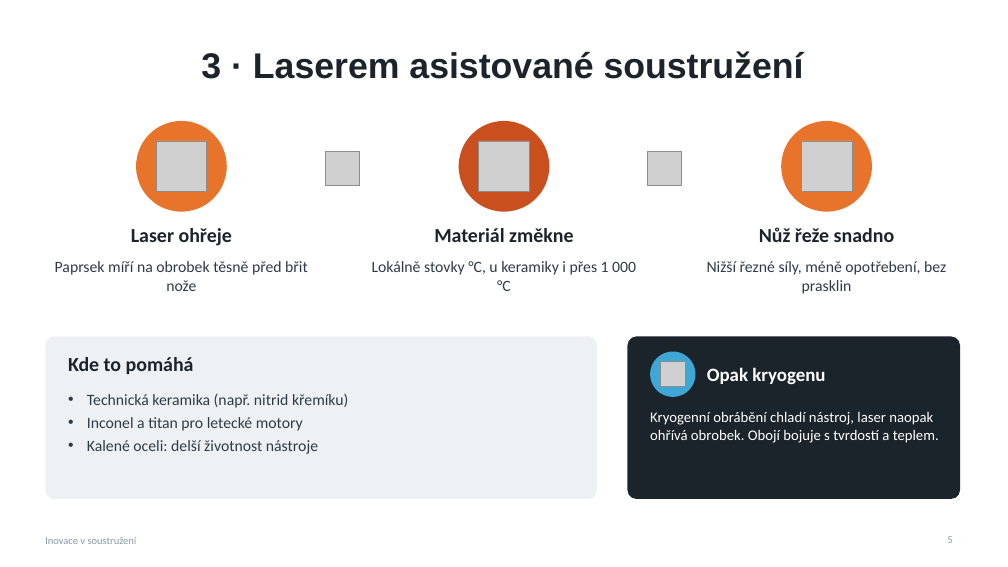
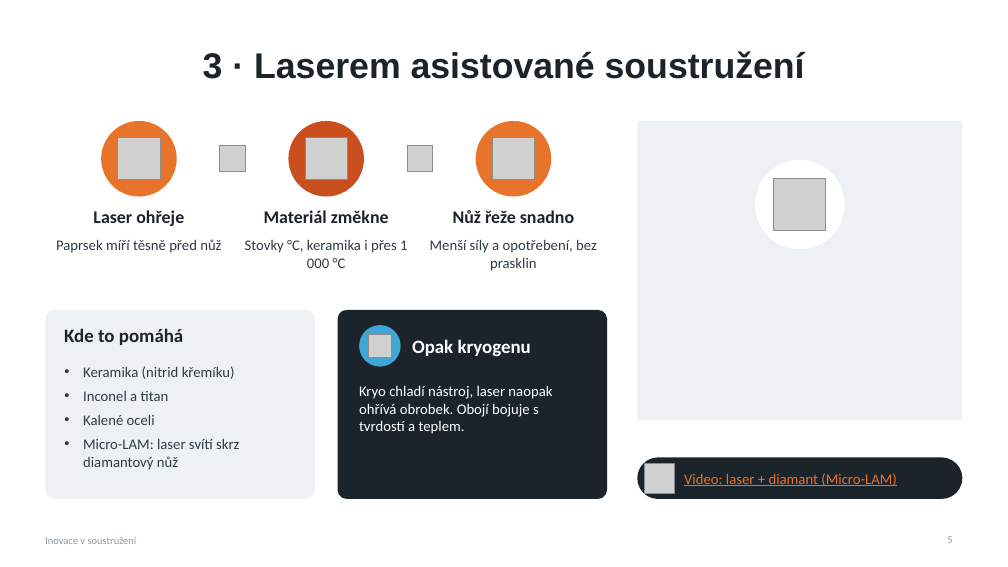
Before and after one commit to dodgeandroll/lol, a slide deck: slide 5 of Inovace_v_soustruzeni.pptx. Drawn at 1008x567 pixels with LibreOffice and Linux fonts; fonts in the diff are those of the drawing; grey boxes stand for pictures. Boxes give left, top, right and bottom in pixels: in the first picture for what was removed or moved away, otherwise in the second. Text is boxed around its words. In the diff, an @@ line names an element or a change of style, - is before the commit and + after.

```diff
--- a/Inovace_v_soustruzeni.pptx
+++ b/Inovace_v_soustruzeni.pptx
@@ ellipse: place and size @@
-ellipse at bbox=[136, 121, 227, 212]
+ellipse at bbox=[101, 121, 177, 197]
@@ picture: place and size @@
-picture at bbox=[156, 141, 206, 191]
+picture at bbox=[118, 138, 160, 180]
@@ picture: place and size @@
-picture at bbox=[325, 151, 359, 185]
+picture at bbox=[220, 146, 246, 172]
@@ ellipse: place and size @@
-ellipse at bbox=[459, 121, 550, 212]
+ellipse at bbox=[288, 121, 364, 197]
@@ picture: place and size @@
-picture at bbox=[479, 141, 529, 191]
+picture at bbox=[306, 138, 348, 180]
@@ picture: place and size @@
-picture at bbox=[648, 151, 682, 185]
+picture at bbox=[407, 146, 433, 172]
@@ ellipse: place and size @@
-ellipse at bbox=[781, 121, 872, 212]
+ellipse at bbox=[476, 121, 551, 197]
@@ picture: place and size @@
-picture at bbox=[802, 141, 852, 191]
+picture at bbox=[492, 138, 535, 180]
@@ rectangle added at bbox=[637, 121, 963, 420], fill #EEF1F4 @@
@@ ellipse added at bbox=[755, 160, 845, 250], fill #FFFFFF @@
@@ picture added at bbox=[774, 178, 827, 231] @@
@@ text "Laser ohřeje": place and size @@
-text "Laser ohřeje" at bbox=[131, 228, 232, 246]
+text "Laser ohřeje" at bbox=[93, 210, 184, 226]
@@ text "Materiál změkne": place and size @@
-text "Materiál změkne" at bbox=[434, 228, 573, 242]
+text "Materiál změkne" at bbox=[264, 210, 389, 223]
@@ size 19 to 17 pt in 3 elements at bbox=[93, 210, 184, 226], bbox=[264, 210, 389, 223], bbox=[453, 210, 574, 223] @@
@@ text "Nůž řeže snadno": place and size @@
-text "Nůž řeže snadno" at bbox=[759, 227, 895, 242]
+text "Nůž řeže snadno" at bbox=[453, 210, 574, 223]
@@ text at bbox=[56, 239, 221, 253]: text changed; size 15 to 14 pt @@
-Paprsek míří na obrobek těsně před břit nože
+Paprsek míří těsně před nůž
@@ text at bbox=[245, 239, 407, 268]: text changed; size 15 to 14 pt @@
-Lokálně stovky °C, u keramiky i přes 1 000 °C
+Stovky °C, keramika i přes 1 000 °C
@@ text at bbox=[430, 239, 597, 271]: text changed; size 15 to 14 pt @@
-Nižší řezné síly, méně opotřebení, bez prasklin
+Menší síly a opotřebení, bez prasklin
@@ rounded rectangle: place and size @@
-rounded rectangle at bbox=[45, 337, 597, 499]
+rounded rectangle at bbox=[45, 310, 315, 499]
@@ rounded rectangle at bbox=[45, 310, 315, 499]: proportions changed @@
@@ text "Kde to pomáhá": place and size @@
-text "Kde to pomáhá" at bbox=[68, 357, 194, 374]
+text "Kde to pomáhá" at bbox=[64, 328, 183, 345]
@@ text "Kde to pomáhá" at bbox=[64, 328, 183, 345]: size 19 to 18 pt @@
@@ rounded rectangle at bbox=[337, 310, 606, 499]: proportions changed @@
@@ rounded rectangle: place and size @@
-rounded rectangle at bbox=[628, 337, 960, 499]
+rounded rectangle at bbox=[337, 310, 606, 499]
@@ ellipse: place and size @@
-ellipse at bbox=[650, 352, 696, 397]
+ellipse at bbox=[359, 325, 401, 367]
@@ text "Opak kryogenu": place and size @@
-text "Opak kryogenu" at bbox=[707, 367, 825, 385]
+text "Opak kryogenu" at bbox=[412, 339, 531, 356]
@@ picture: place and size @@
-picture at bbox=[660, 361, 686, 387]
+picture at bbox=[368, 334, 392, 358]
@@ text at bbox=[83, 366, 239, 470]: text changed; size 15 to 14 pt @@
-• Technická keramika (např. nitrid křemíku)
-• Inconel a titan pro letecké motory
-• Kalené oceli: delší životnost nástroje
+• Keramika (nitrid křemíku)
+• Inconel a titan
+• Kalené oceli
+• Micro-LAM: laser svítí skrz diamantový nůž
@@ text at bbox=[359, 385, 552, 434]: text changed @@
-Kryogenní obrábění chladí nástroj, laser naopak ohřívá obrobek. Obojí bojuje s tvrdostí a teplem.
+Kryo chladí nástroj, laser naopak ohřívá obrobek. Obojí bojuje s tvrdostí a teplem.
@@ rounded rectangle added at bbox=[637, 457, 963, 499], fill #1B232B @@
@@ picture added at bbox=[644, 463, 675, 493] @@
@@ text added at bbox=[684, 473, 897, 486], 14 pt, text #E8742C, underline @@
+Video: laser + diamant (Micro-LAM)
```
Also in this commit, not shown: 9 other slides changed.
